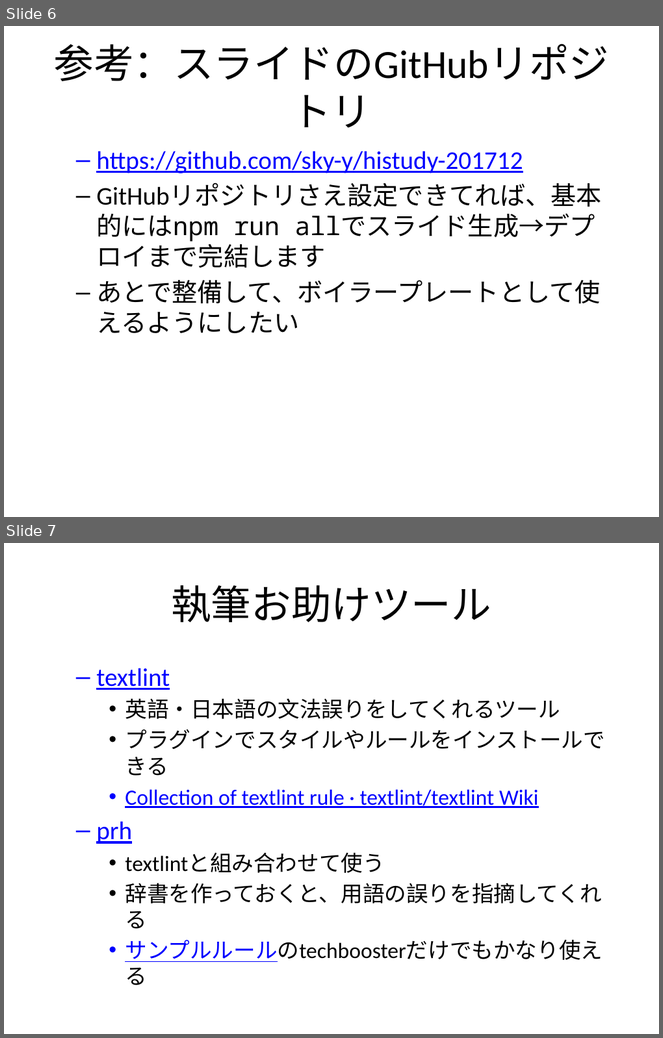
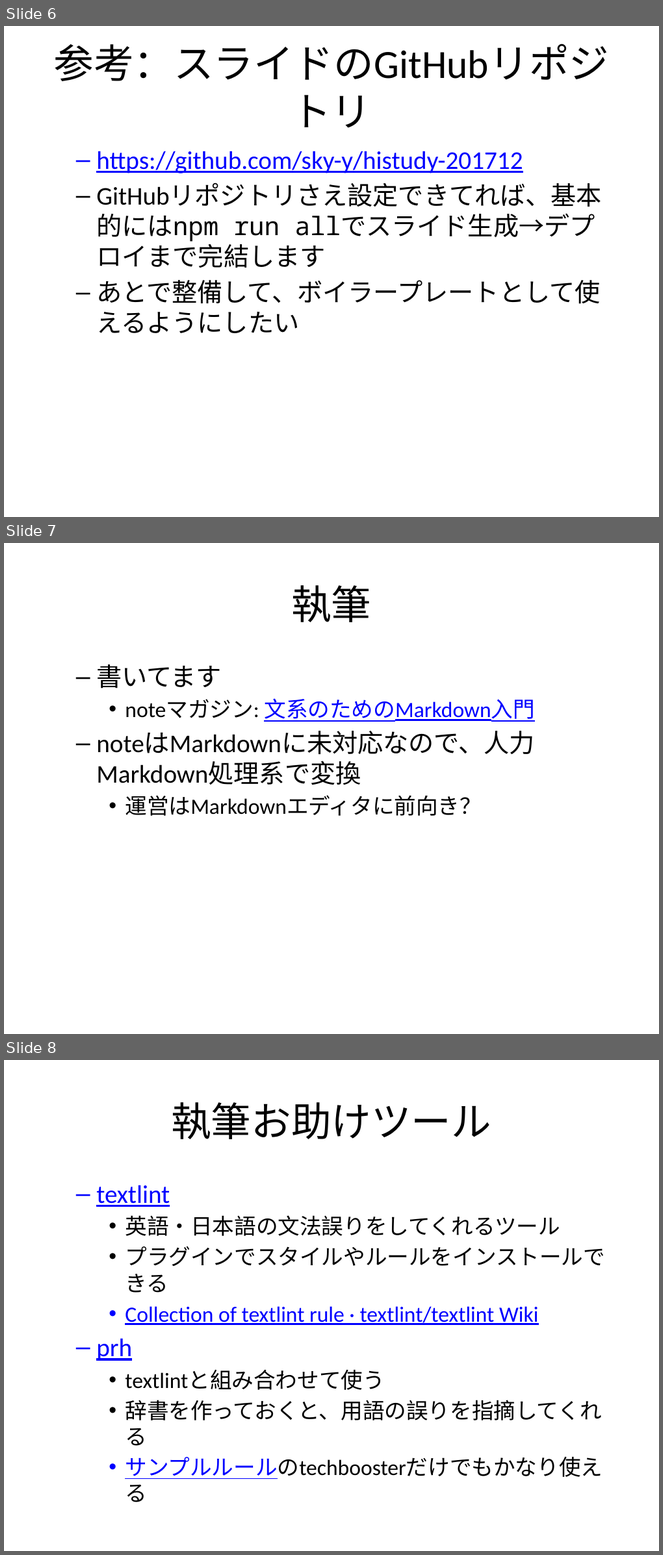
Before and after one commit to sky-y/histudy-201712, a slide deck: pandoc.pptx. Shown one above the other, each under a label of ours: slides 6 and 7 before the commit, slides 6, 7 and 8 after it. The pictures are 663x1038 and 663x1555 pixels, drawn with LibreOffice and Linux fonts; fonts in the diff are those of the drawing. Boxes give left, top, right and bottom in pixels: in the first picture for what was removed or moved away, otherwise in the second. Text is boxed around its words. In the diff, an @@ line names an element or a change of style, - is before the commit and + after.

```diff
--- a/pandoc.pptx
+++ b/pandoc.pptx
@@ slide 7 added at [4, 543, 659, 1034], background #FFFFFF @@
@@ title added at [291, 585, 371, 622], 44 pt, text #000000 @@
+執筆
@@ text added at [96, 665, 535, 816], 24 pt, text #000000 @@
+  – 書いてます
+    • noteマガジン: 文系のためのMarkdown入門
+  – noteはMarkdownに未対応なので、人力Markdown処理系で変換
+    • 運営はMarkdownエディタに前向き？
@@ what was slide 7 is now slide 8 @@
```
Also in this commit, not shown: 1 slide changed, 3 other files.
